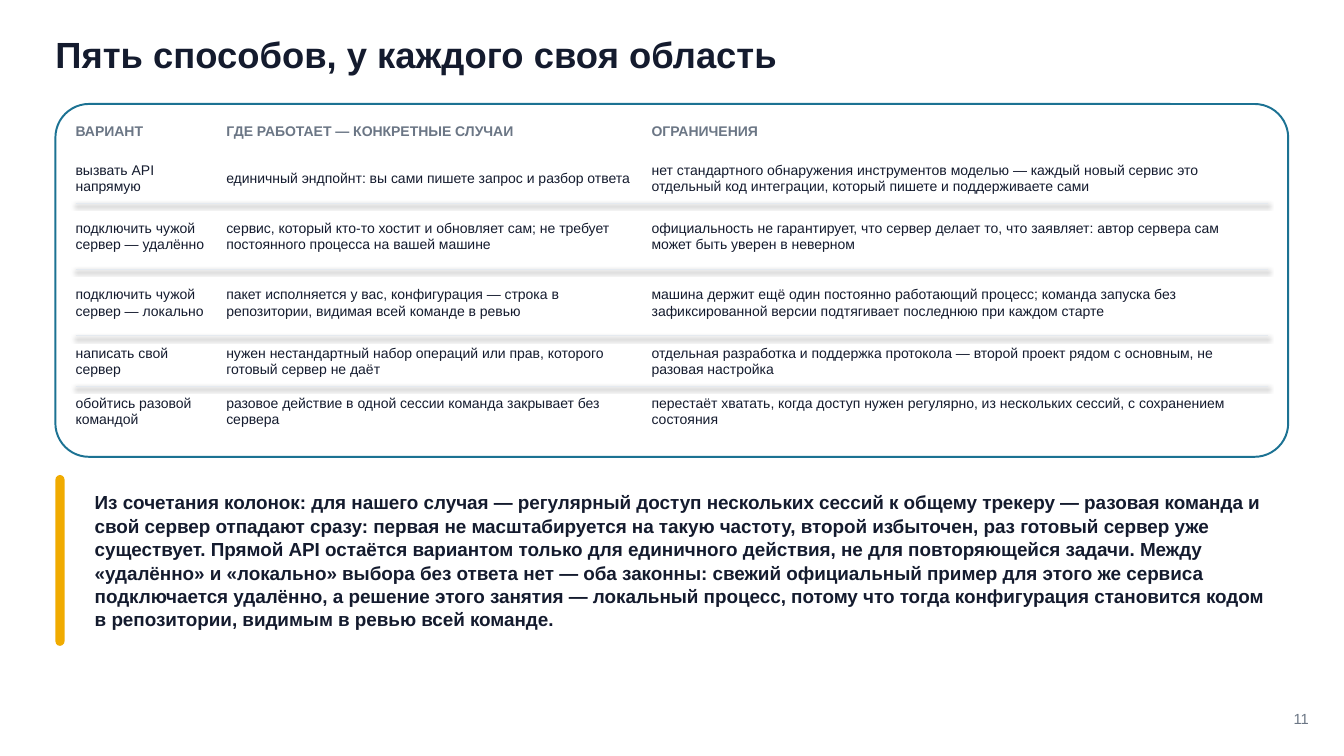
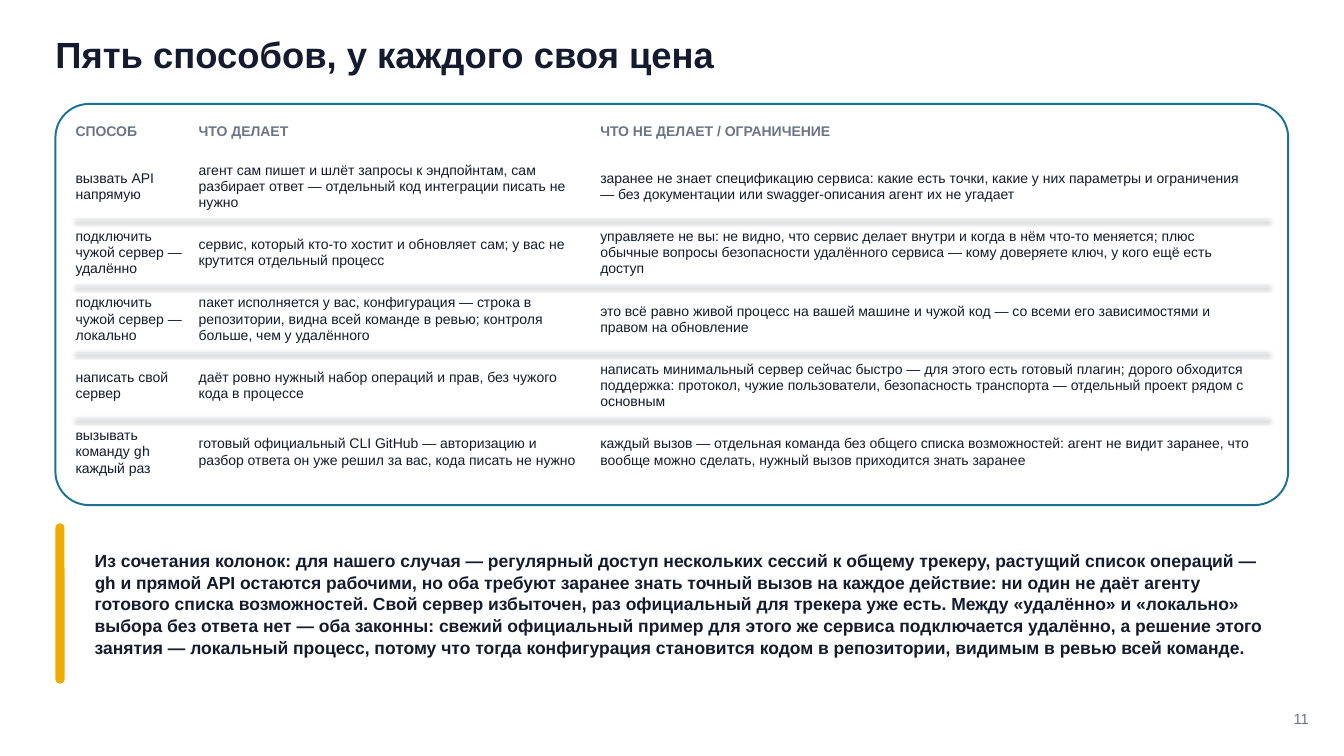
Before and after one commit to tellina-study/AI-usage-lessons, a slide deck: slide 11 of library/seminars/sem-06/rendered/sem-06.pptx. Drawn at 1344x756 pixels with LibreOffice and Linux fonts; fonts in the diff are those of the drawing. Boxes give left, top, right and bottom in pixels: in the first picture for what was removed or moved away, otherwise in the second. Text is boxed around its words. In the diff, an @@ line names an element or a change of style, - is before the commit and + after.

Commit message:
#225 Семинар 6: сведение круга 2 — остатки снятого вычищены, одностраничник MCP переложен в читаемый кегль, рендерер починен (светлая карточка кода, защита от полной пересборки)

```diff
--- a/library/seminars/sem-06/rendered/sem-06.pptx
+++ b/library/seminars/sem-06/rendered/sem-06.pptx
@@ text at [55,41,714,76]: text changed @@
-Пять способов, у каждого своя область
+Пять способов, у каждого своя цена
@@ rounded rectangle: place and size @@
-rounded rectangle at [55,104,1289,457]
+rounded rectangle at [55,104,1289,505]
@@ rounded rectangle at [55,104,1289,505]: proportions changed @@
@@ text at [76,126,138,136]: text changed @@
-ВАРИАНТ
+СПОСОБ
@@ text at [199,126,288,139]: text changed @@
-ГДЕ РАБОТАЕТ — КОНКРЕТНЫЕ СЛУЧАИ
+ЧТО ДЕЛАЕТ
@@ text at [600,126,831,139]: text changed @@
-ОГРАНИЧЕНИЯ
+ЧТО НЕ ДЕЛАЕТ / ОГРАНИЧЕНИЕ
@@ text "вызвать API напрямую": place and size @@
-text "вызвать API напрямую" at [76,165,154,194]
+text "вызвать API напрямую" at [76,173,154,202]
@@ text at [199,164,565,210]: text changed @@
-единичный эндпойнт: вы сами пишете запрос и разбор ответа
+агент сам пишет и шлёт запросы к эндпойнтам, сам разбирает ответ — отдельный код интеграции писать не нужно
@@ text at [600,173,1239,202]: text changed @@
-нет стандартного обнаружения инструментов моделью — каждый новый сервис это отдельный код интеграции, который пишете и поддерживаете сами
+заранее не знает спецификацию сервиса: какие есть точки, какие у них параметры и ограничения — без документации или swagger-описания агент их не угадает
@@ text "подключить чужой сервер — удалённо" rewrapped from [76,222,205,252] to [76,233,164,276] @@
@@ text at [199,238,564,268]: text changed @@
-сервис, который кто-то хостит и обновляет сам; не требует постоянного процесса на вашей машине
+сервис, который кто-то хостит и обновляет сам; у вас не крутится отдельный процесс
@@ text at [600,231,1211,276]: text changed @@
-официальность не гарантирует, что сервер делает то, что заявляет: автор сервера сам может быть уверен в неверном
+управляете не вы: не видно, что сервис делает внутри и когда в нём что-то меняется; плюс обычные вопросы безопасности удалённого сервиса — кому доверяете ключ, у кого ещё есть доступ
@@ text "подключить чужой сервер — локально" rewrapped from [76,288,204,319] to [76,299,164,340] @@
@@ text at [199,297,543,343]: text changed @@
-пакет исполняется у вас, конфигурация — строка в репозитории, видимая всей команде в ревью
+пакет исполняется у вас, конфигурация — строка в репозитории, видна всей команде в ревью; контроля больше, чем у удалённого
@@ text at [600,305,1210,335]: text changed @@
-машина держит ещё один постоянно работающий процесс; команда запуска без зафиксированной версии подтягивает последнюю при каждом старте
+это всё равно живой процесс на вашей машине и чужой код — со всеми его зависимостями и правом на обновление
@@ text "написать свой сервер": place and size @@
-text "написать свой сервер" at [76,347,168,377]
+text "написать свой сервер" at [76,371,168,401]
@@ 3 lines: place and size @@
-3 lines at [76,204,1268,336]
+3 lines at [76,219,1268,352]
@@ text at [199,371,557,401]: text changed @@
-нужен нестандартный набор операций или прав, которого готовый сервер не даёт
+даёт ровно нужный набор операций и прав, без чужого кода в процессе
@@ text at [600,363,1243,406]: text changed @@
-отдельная разработка и поддержка протокола — второй проект рядом с основным, не разовая настройка
+написать минимальный сервер сейчас быстро — для этого есть готовый плагин; дорого обходится поддержка: протокол, чужие пользователи, безопасность транспорта — отдельный проект рядом с основным
@@ line moved from (76, 386) - (1268, 386) to (76, 418) - (1268, 418) @@
@@ text at [76,432,151,476]: text changed @@
-обойтись разовой командой
+вызывать команду gh каждый раз
@@ text at [199,437,576,468]: text changed @@
-разовое действие в одной сессии команда закрывает без сервера
+готовый официальный CLI GitHub — авторизацию и разбор ответа он уже решил за вас, кода писать не нужно
@@ text at [600,437,1249,468]: text changed @@
-перестаёт хватать, когда доступ нужен регулярно, из нескольких сессий, с сохранением состояния
+каждый вызов — отдельная команда без общего списка возможностей: агент не видит заранее, что вообще можно сделать, нужный вызов приходится знать заранее
@@ rounded rectangle: place and size @@
-rounded rectangle at [55,475,65,646]
+rounded rectangle at [55,523,65,684]
@@ text at [95,554,1262,658]: text changed; size 13.5 to 12.5 pt @@
-Из сочетания колонок: для нашего случая — регулярный доступ нескольких сессий к общему трекеру — разовая команда и свой сервер отпадают сразу: первая не масштабируется на такую частоту, второй избыточен, раз готовый сервер уже существует. Прямой API остаётся вариантом только для единичного действия, не для повторяющейся задачи. Между «удалённо» и «локально» выбора без ответа нет — оба законны: свежий официальный пример для этого же сервиса подключается удалённо, а решение этого занятия — локальный процесс, потому что тогда конфигурация становится кодом в репозитории, видимым в ревью всей команде.
+Из сочетания колонок: для нашего случая — регулярный доступ нескольких сессий к общему трекеру, растущий список операций — gh и прямой API остаются рабочими, но оба требуют заранее знать точный вызов на каждое действие: ни один не даёт агенту готового списка возможностей. Свой сервер избыточен, раз официальный для трекера уже есть. Между «удалённо» и «локально» выбора без ответа нет — оба законны: свежий официальный пример для этого же сервиса подключается удалённо, а решение этого занятия — локальный процесс, потому что тогда конфигурация становится кодом в репозитории, видимым в ревью всей команде.
```
Also in this commit, not shown: 39 other slides changed, 10 slides added, 10 slides removed, 48 other files.
